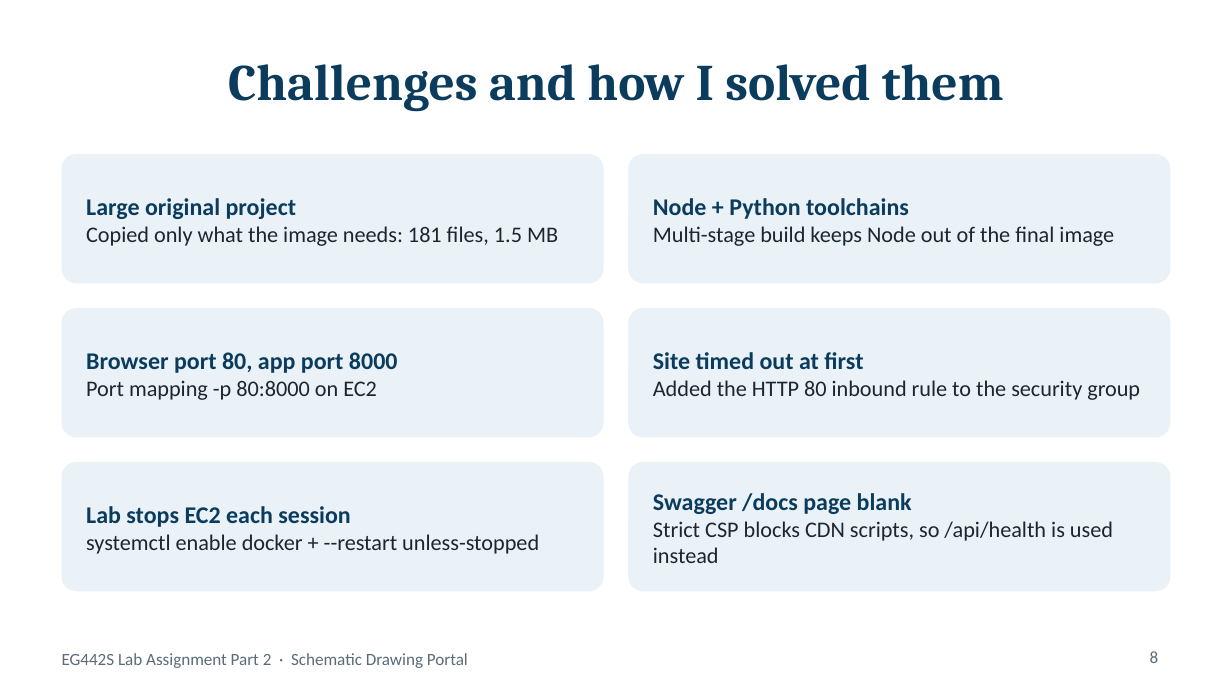
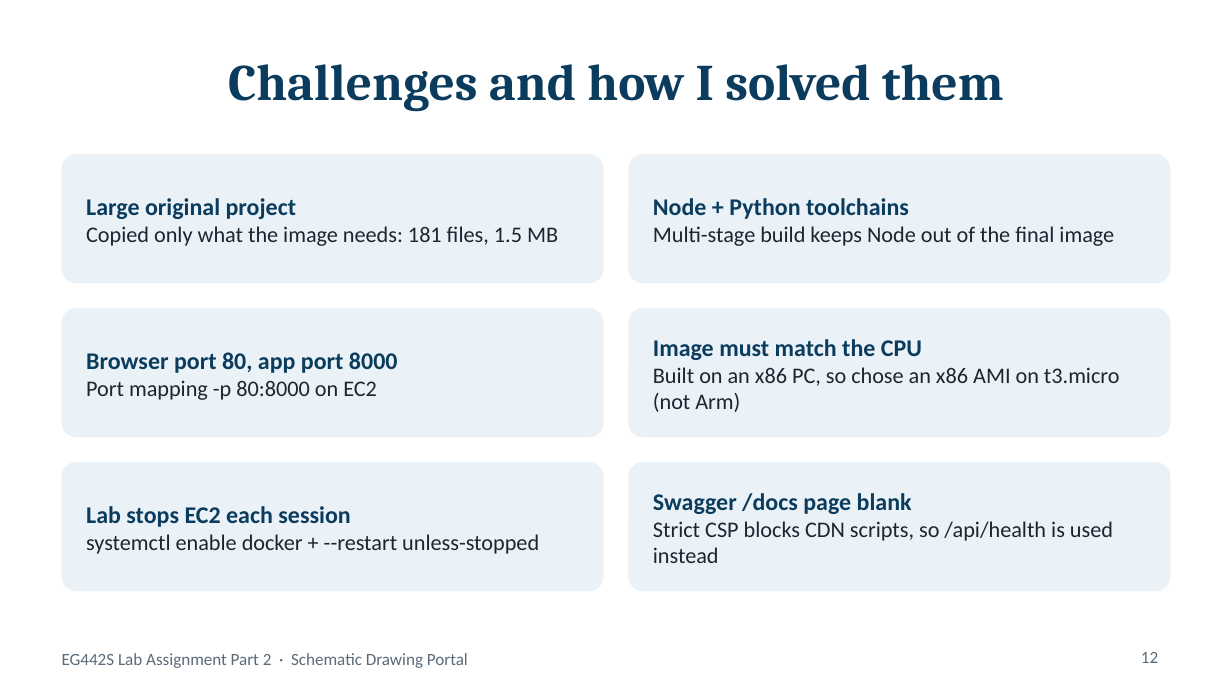
Before and after one commit to beese54/eg442s-drawing-portal-docker, a slide deck: slide 12 of presentation/EG442S_DrawingPortal_Docker.pptx (slide 8 before the commit). Drawn at 1232x693 pixels with LibreOffice and Linux fonts; fonts in the diff are those of the drawing. Boxes give left, top, right and bottom in pixels: in the first picture for what was removed or moved away, otherwise in the second. Text is boxed around its words. In the diff, an @@ line names an element or a change of style, - is before the commit and + after.

```diff
--- a/presentation/EG442S_DrawingPortal_Docker.pptx
+++ b/presentation/EG442S_DrawingPortal_Docker.pptx
@@ text at <box>653,339,1120,412</box>: text changed @@
-Site timed out at first
-Added the HTTP 80 inbound rule to the security group
+Image must match the CPU
+Built on an x86 PC, so chose an x86 AMI on t3.micro (not Arm)
@@ page number at <box>1141,652,1158,663</box>: text changed @@
-8
+12
```
Also in this commit, not shown: 4 slides added, 8 other files.
